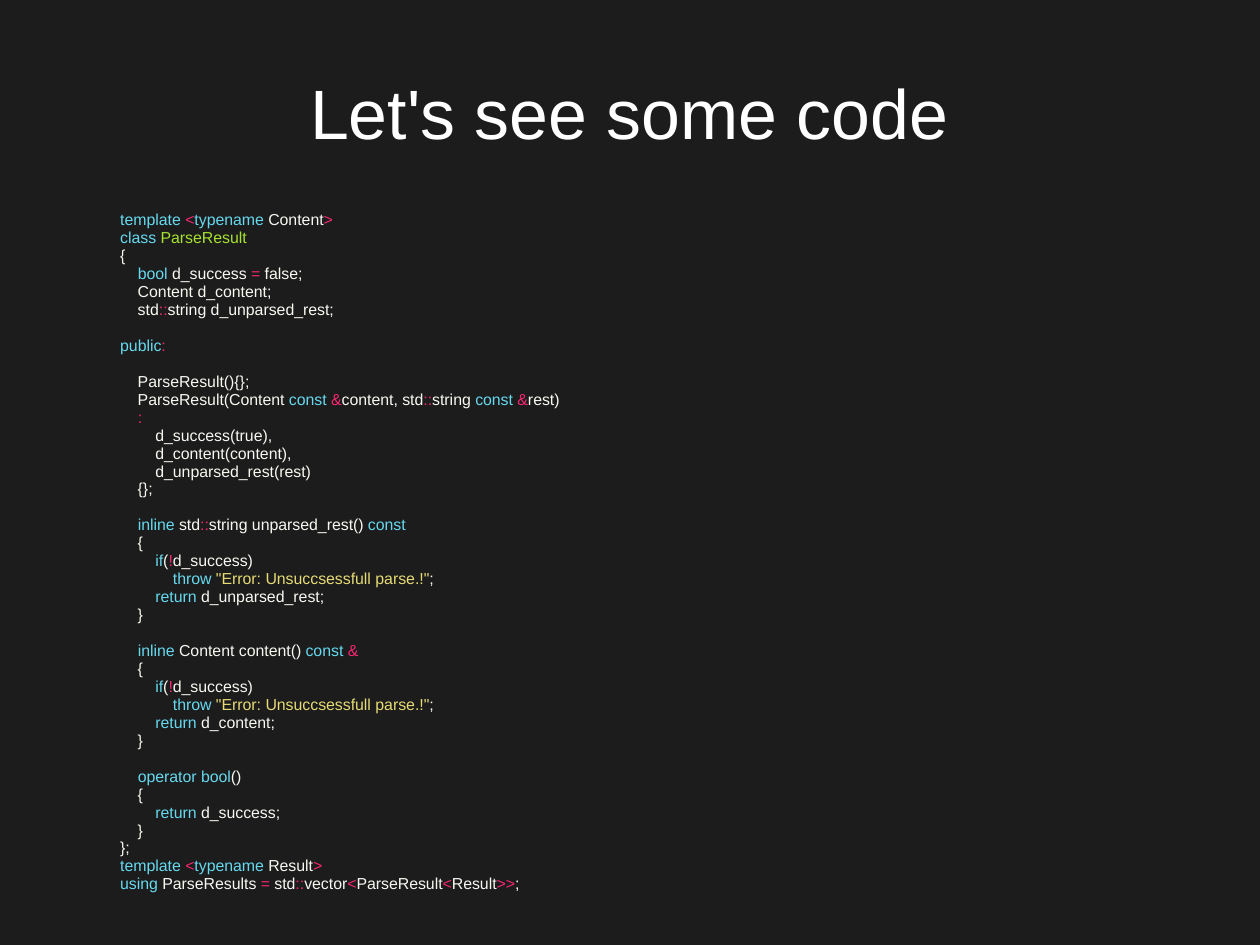
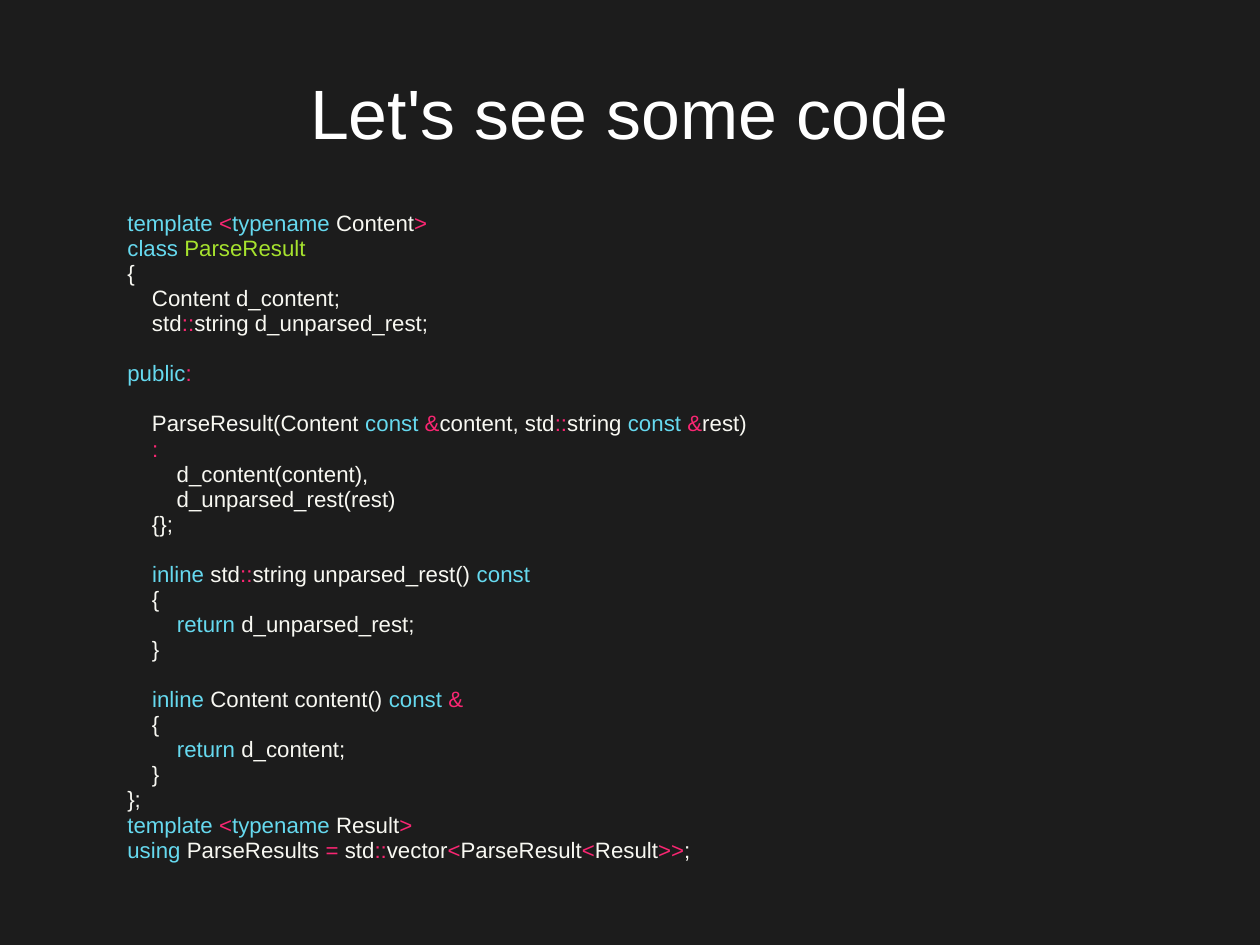
Before and after one commit to Qqwy/cc_pc, a slide deck: slide 22 of presentation2.odp. Drawn at 1260x945 pixels with LibreOffice and Linux fonts; fonts in the diff are those of the drawing. Boxes give left, top, right and bottom in pixels: in the first picture for what was removed or moved away, otherwise in the second. Text is boxed around its words. In the diff, an @@ line names an element or a change of style, - is before the commit and + after.

```diff
--- a/presentation2.odp
+++ b/presentation2.odp
@@ text "template <typename Content>" at <box>127,215,746,863</box>: size 10 to 14 pt @@
@@ text at <box>138,267,303,282</box>: paragraph removed @@
-bool d_success = false;
@@ text at <box>138,375,250,391</box>: paragraph removed @@
-ParseResult(){};
@@ text at <box>155,429,272,445</box>: paragraph removed @@
-d_success(true),
@@ text at <box>155,554,433,588</box>: paragraphs removed @@
-if(!d_success)
-throw "Error: Unsuccsessfull parse.!";
@@ text at <box>155,680,433,714</box>: paragraphs removed @@
-if(!d_success)
-throw "Error: Unsuccsessfull parse.!";
@@ text at <box>138,770,280,821</box>: paragraphs removed @@
-}
-operator bool()
-{
-return d_success;
```
Also in this commit, not shown: 1 other slide changed, 6 slides added, 3 other files.
